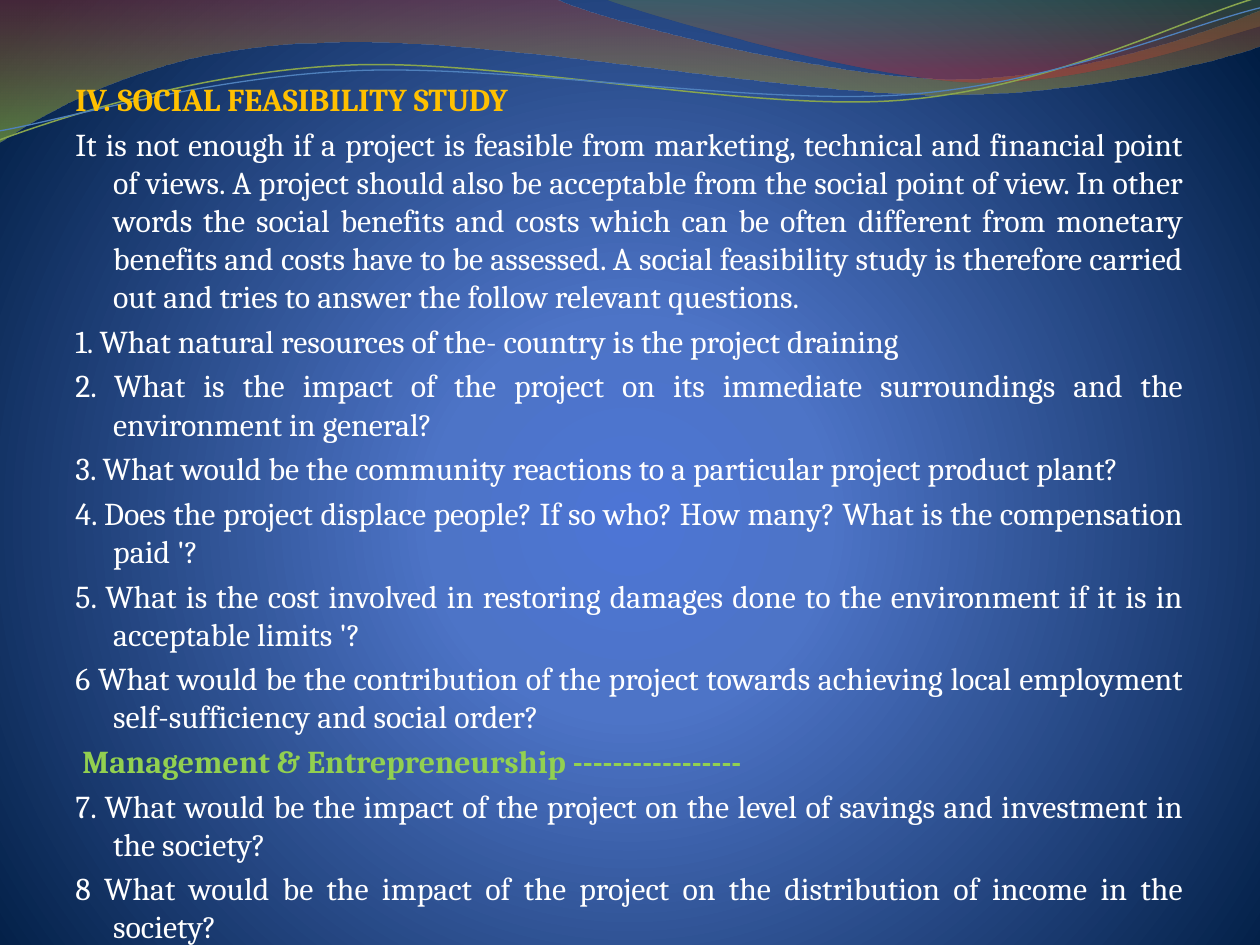
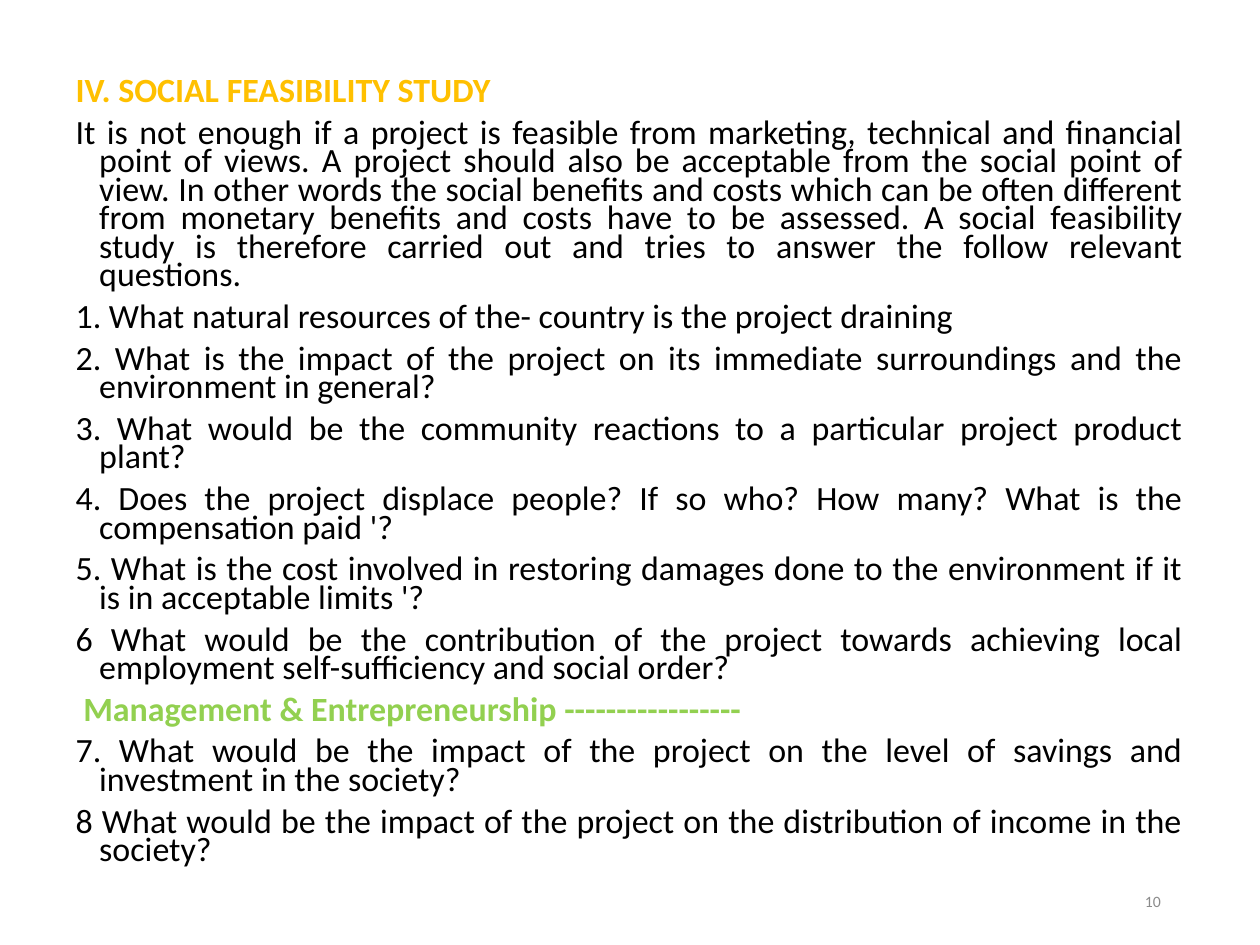
Before and after one commit to DroidFreak32/8sem, a slide deck: slide 10 of OME/Identification of business opportunities unit 4 a.pptx. Drawn at 1260x945 pixels with LibreOffice and Linux fonts; fonts in the diff are those of the drawing. Boxes give left, top, right and bottom in pixels: in the first picture for what was removed or moved away, otherwise in the second. Text is boxed around its words. In the diff, an @@ line names an element or a change of style, - is before the commit and + after.

```diff
--- a/OME/Identification of business opportunities unit 4 a.pptx
+++ b/OME/Identification of business opportunities unit 4 a.pptx
@@ background gradient #4D75D6 to #4E72C7 to #001F44 to #FFFFFF @@
@@ freeform shape removed at (0, 0, 1260, 142) @@
@@ freeform shape removed at (0, 0, 1260, 147) @@
@@ freeform shape removed at (0, 8, 1260, 141) @@
@@ freeform shape removed at (604, 0, 1260, 87) @@
@@ text "IV. SOCIAL FEASIBILITY STUDY" at (76, 79, 1182, 867): size 18.2 to 19.4 pt, font Cambria to Calibri, text colour #FFFFFF to #000000; indent changed; line spacing 1 to 0.7; more space between paragraphs @@
@@ page number added at (1145, 897, 1161, 907), 9 pt, text #8C8C8C @@
+10
```
Also in this commit, not shown: 9 other slides changed, 13 other files.
